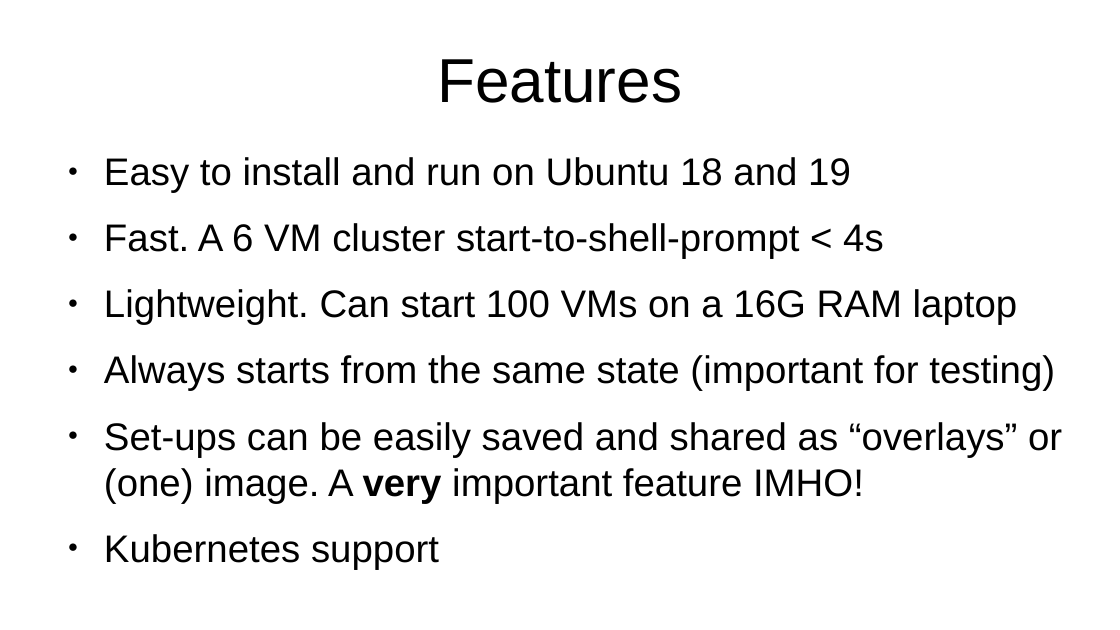
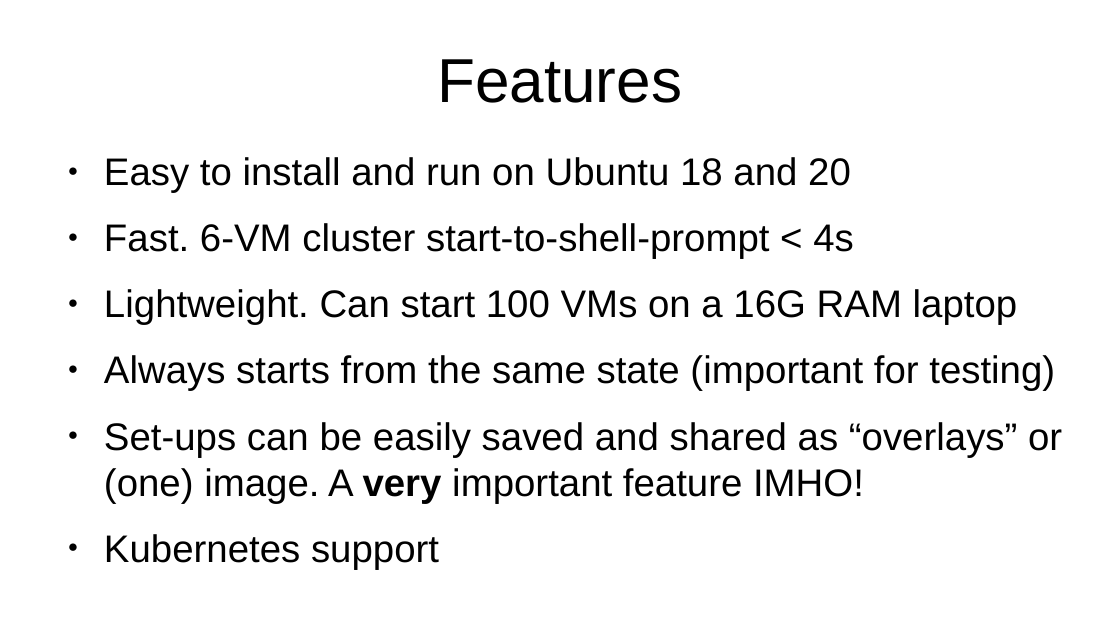
Before and after one commit to Nordix/xcluster, a slide deck: slide 2 of doc/demo-xcluster.odp. Drawn at 1120x630 pixels with LibreOffice and Linux fonts; fonts in the diff are those of the drawing. Boxes give left, top, right and bottom in pixels: in the first picture for what was removed or moved away, otherwise in the second. Text is boxed around its words. In the diff, an @@ line names an element or a change of style, - is before the commit and + after.

```diff
--- a/doc/demo-xcluster.odp
+++ b/doc/demo-xcluster.odp
@@ text at (104, 157, 854, 259): text changed @@
-● Easy to install and run on Ubuntu 18 and 19
-● Fast. A 6 VM cluster start-to-shell-prompt < 4s
+● Easy to install and run on Ubuntu 18 and 20
+● Fast. 6-VM cluster start-to-shell-prompt < 4s
```
Also in this commit, not shown: 3 other slides changed.
